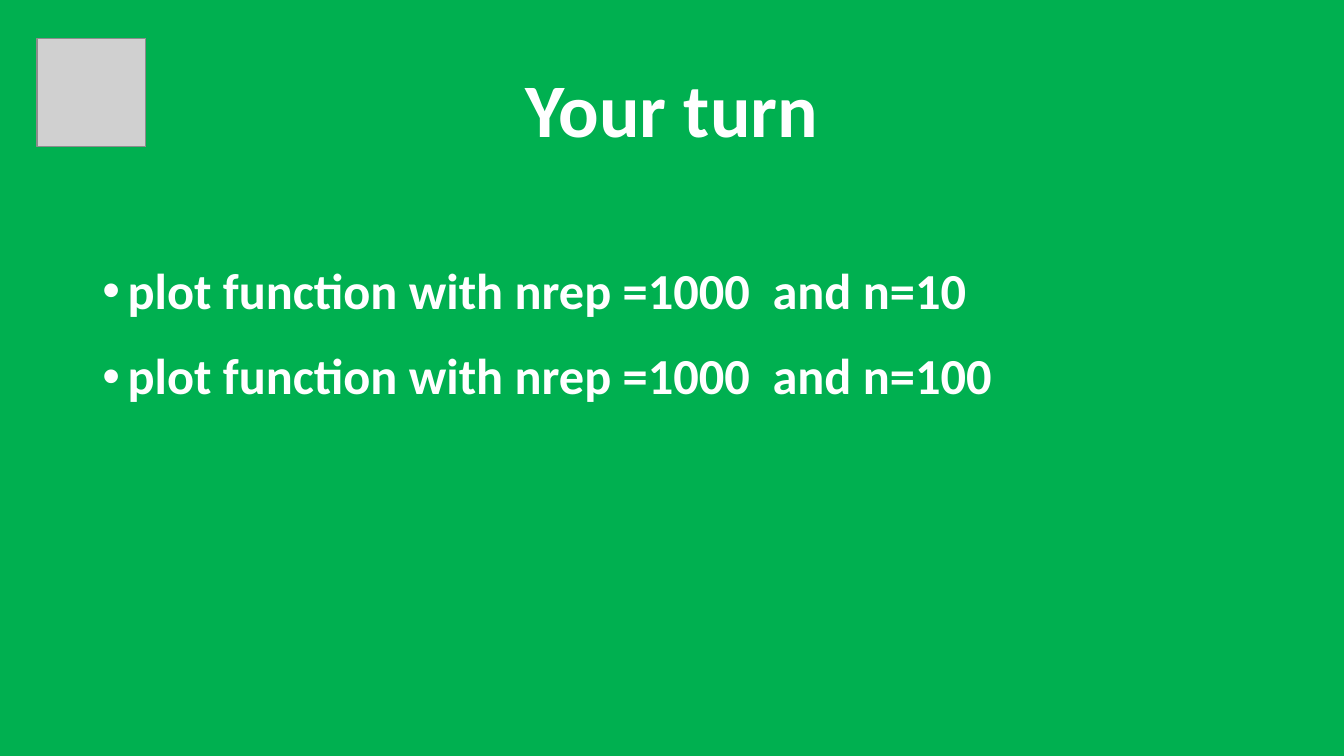
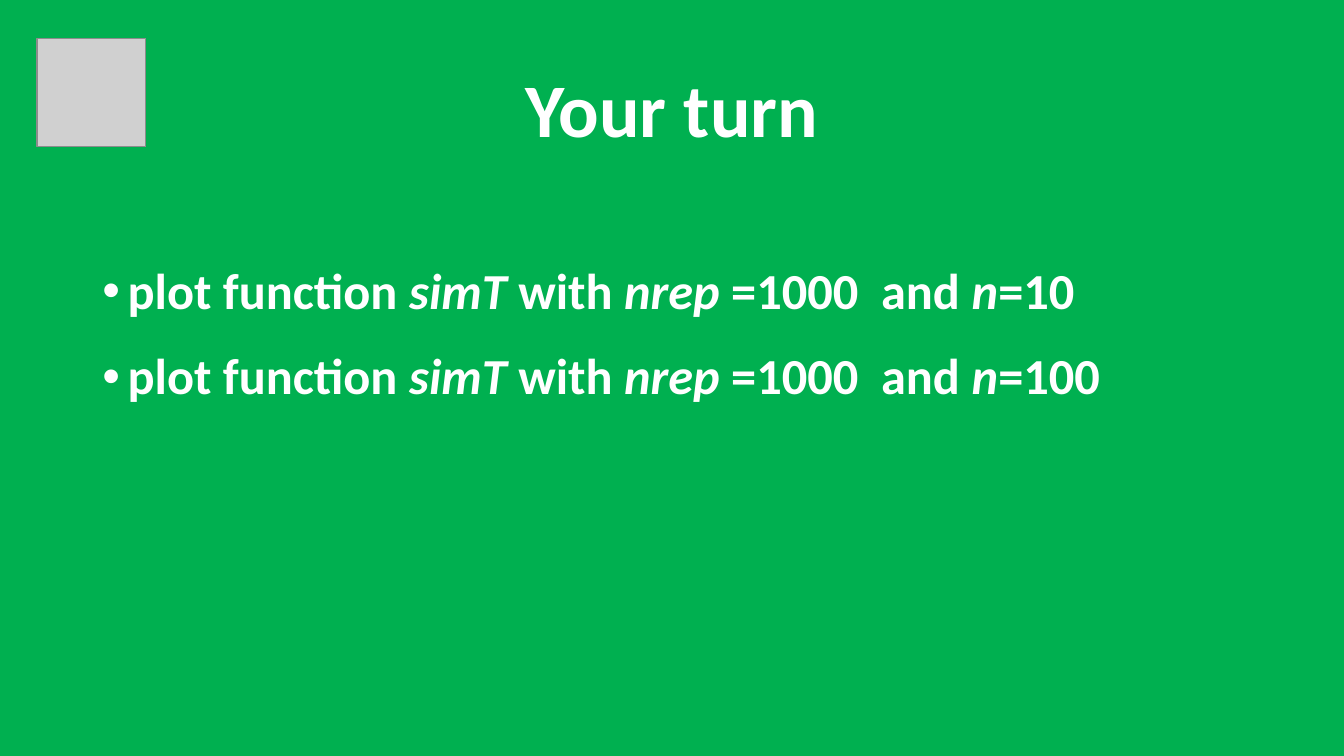
Before and after one commit to MalikaIhle/simulation_course, a slide deck: slide 31 of 6_Simulations.pptx. Drawn at 1344x756 pixels with LibreOffice and Linux fonts; fonts in the diff are those of the drawing; grey boxes stand for pictures. Boxes give left, top, right and bottom in pixels: in the first picture for what was removed or moved away, otherwise in the second. Text is boxed around its words. In the diff, an @@ line names an element or a change of style, - is before the commit and + after.

```diff
--- a/6_Simulations.pptx
+++ b/6_Simulations.pptx
@@ text at [128, 273, 1100, 402]: text changed @@
-• plot function with nrep =1000 and n=10
-• plot function with nrep =1000 and n=100
+• plot function simT with nrep =1000 and n=10
+• plot function simT with nrep =1000 and n=100
```
Also in this commit, not shown: 12 other slides changed, 4 slides added, 2 slides removed.
